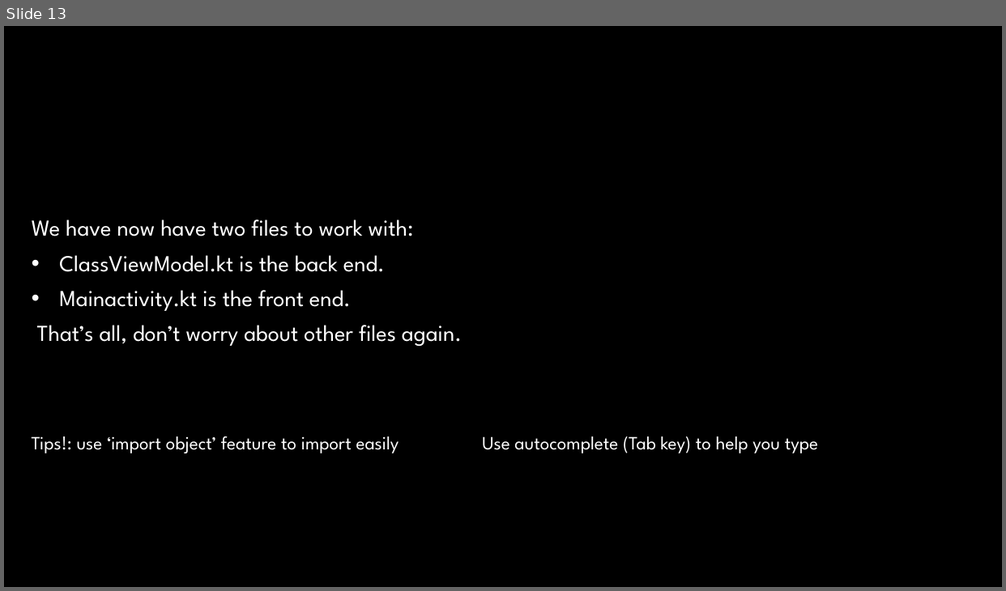
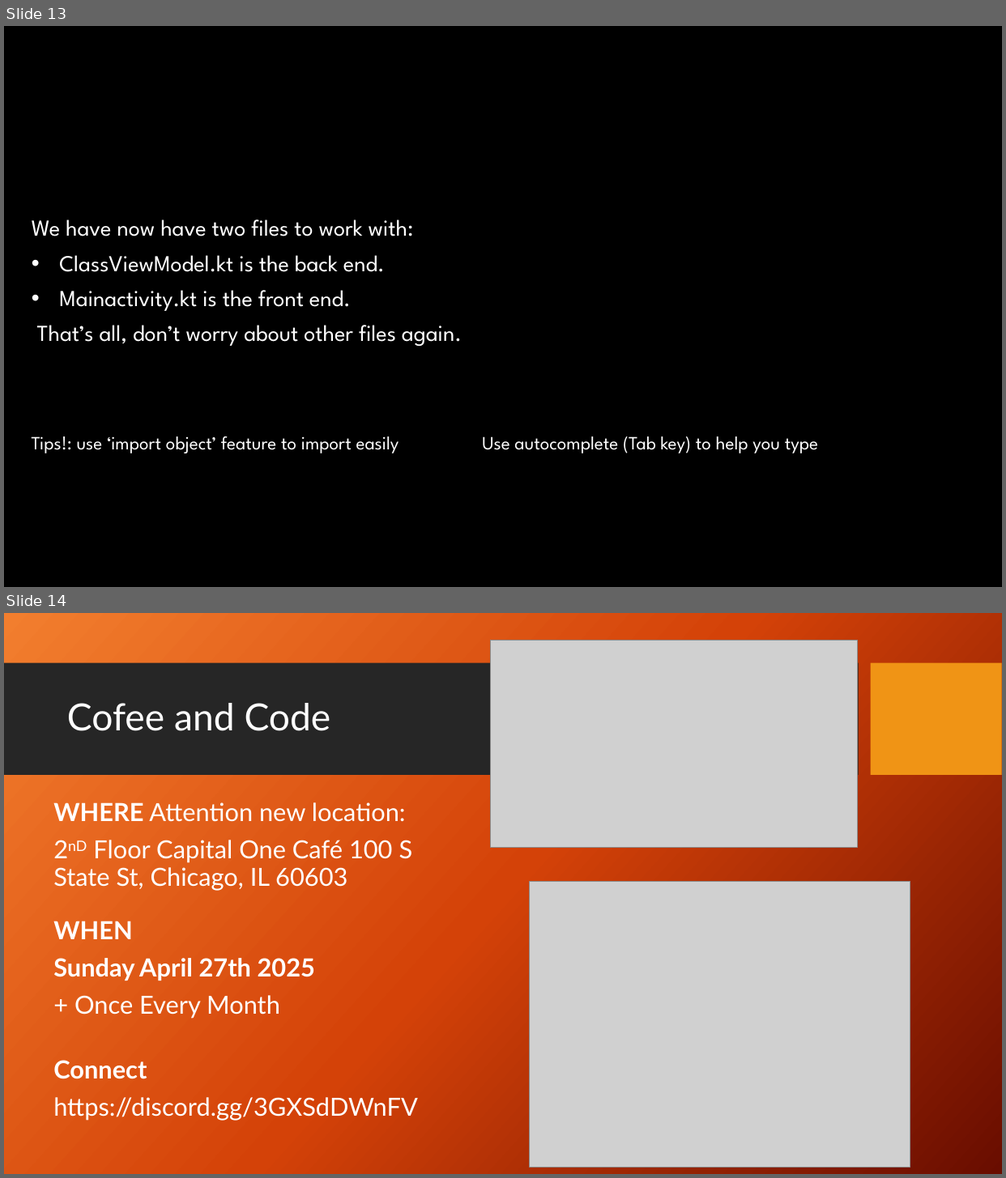
Before and after one commit to reixyz22/jetpack_compose1, a slide deck: present.pptm. Shown one above the other, each under a label of ours: slide 13 before the commit, slides 13 and 14 after it. The pictures are 1006x591 and 1006x1178 pixels, drawn with LibreOffice and Linux fonts; fonts in the diff are those of the drawing; grey boxes stand for pictures; background and template pictures are left out. Boxes give left, top, right and bottom in pixels: in the first picture for what was removed or moved away, otherwise in the second. Text is boxed around its words. In the diff, an @@ line names an element or a change of style, - is before the commit and + after.

```diff
--- a/present.pptm
+++ b/present.pptm
@@ slide 14 added at <box>4,613,1002,1174</box>, background picture (left out) @@
@@ picture added at <box>491,641,858,847</box> @@
@@ rectangle added at <box>4,663,859,776</box>, fill #262626 @@
@@ rectangle added at <box>871,663,1002,776</box>, fill #F09415 @@
@@ title added at <box>67,703,331,731</box>, 36 pt, text #FFFFFF @@
+Cofee and Code
@@ text added at <box>53,803,418,1121</box>, 24 pt, text #FFFFFF @@
+WHERE Attention new location:
+2nD Floor Capital One Café 100 S State St, Chicago, IL 60603
+WHEN
+Sunday April 27th 2025
++ Once Every Month
+Connect
+https://discord.gg/3GXSdDWnFV
@@ picture added at <box>530,882,910,1168</box> @@
```
Also in this commit, not shown: 4 slides changed.
